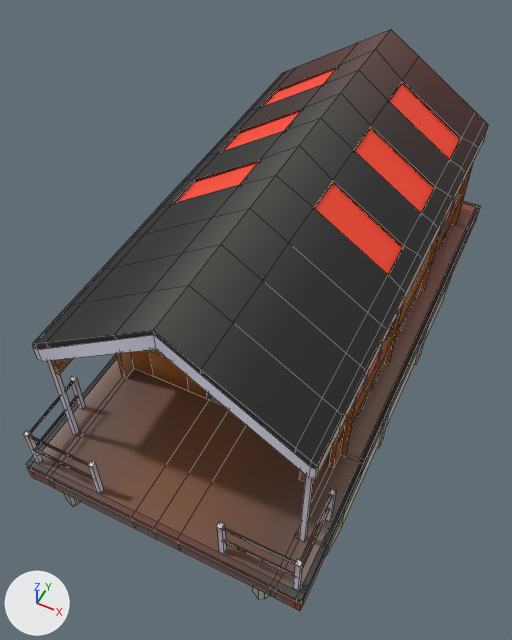
What one commit did to the FBX model Assets/Models/houseBoat.fbx.
Both versions are drawn from a 50 mm camera at (4.35, -10.47, 13.44) aimed at (-0.38, -1.01, 1.62). The axes (+X, +Y, +Z) are drawn at lower left. The lights are the same throughout. Mesh edges are drawn as thin lines on the coarser meshes. Where no turn or scale is listed for an object, it has been applied to the vertices. Vertices at the same position are counted once.

Objects in the first picture: 'HouseBoat'.
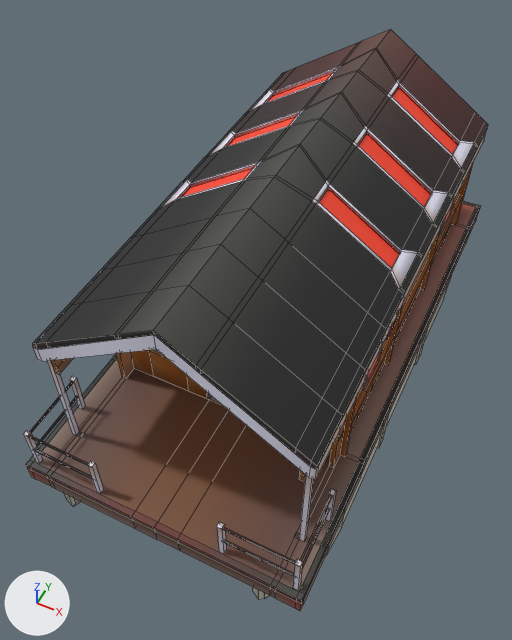
Where the change shows, as pixel boxes (x1, y1, x2, y2) in the pictures (512 x 640 px):
part 1 of me_cube_074, built on: before (134, 29, 485, 324); after (51, 29, 488, 477)
part 2 of me_cube_074, surface changed (black to white): before (210, 111, 448, 222); after (211, 117, 448, 222)

What the commit changed:
me_cube_074 is used by ob_houseboat; location (0.0, 0.0, 0.0).
me_cube_074 had 1984 vertices, 1852 faces and spanned x -3.0..3.0, y -6.0..6.0, z -1.13..5.68.
me_cube_074 now has 2332 vertices, 2202 faces and spans x -3.0..3.0, y -6.0..6.0, z -1.13..5.68.
me_cube_074 part 1: 30 vertices moved from x -2.33..2.33, y -3.0..3.07, z 4.01..5.22 to x -2.33..2.33, y -3.0..3.28, z 4.01..5.13; 52 vertices removed from x -2.33..2.33, y -3.0..4.0, z 4.01..5.22; 400 vertices added at x -2.7..2.7, y -5.1..5.2, z 3.48..5.68.
me_cube_074 part 2: 10 kept faces spanning x -2.6..2.6, y 1.08..2.11, z 3.83..5.13 get new texture (UV) coordinates.
